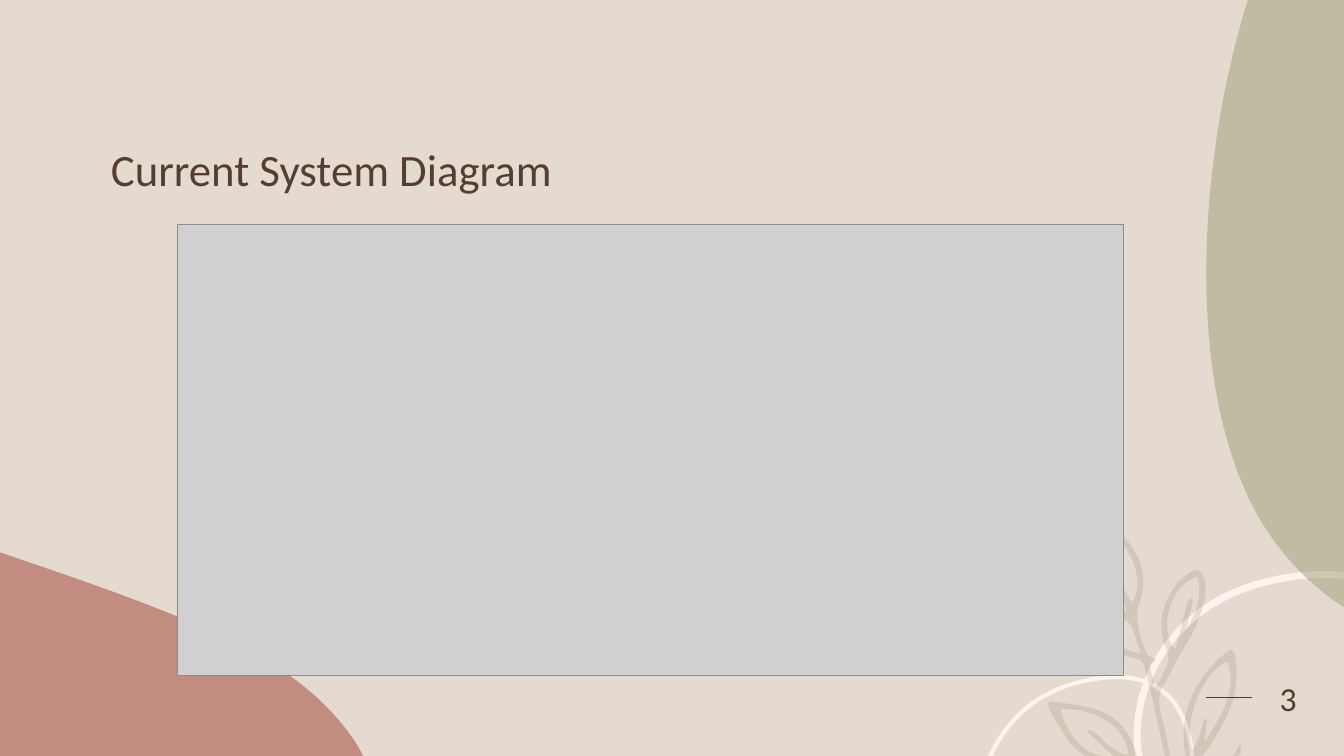
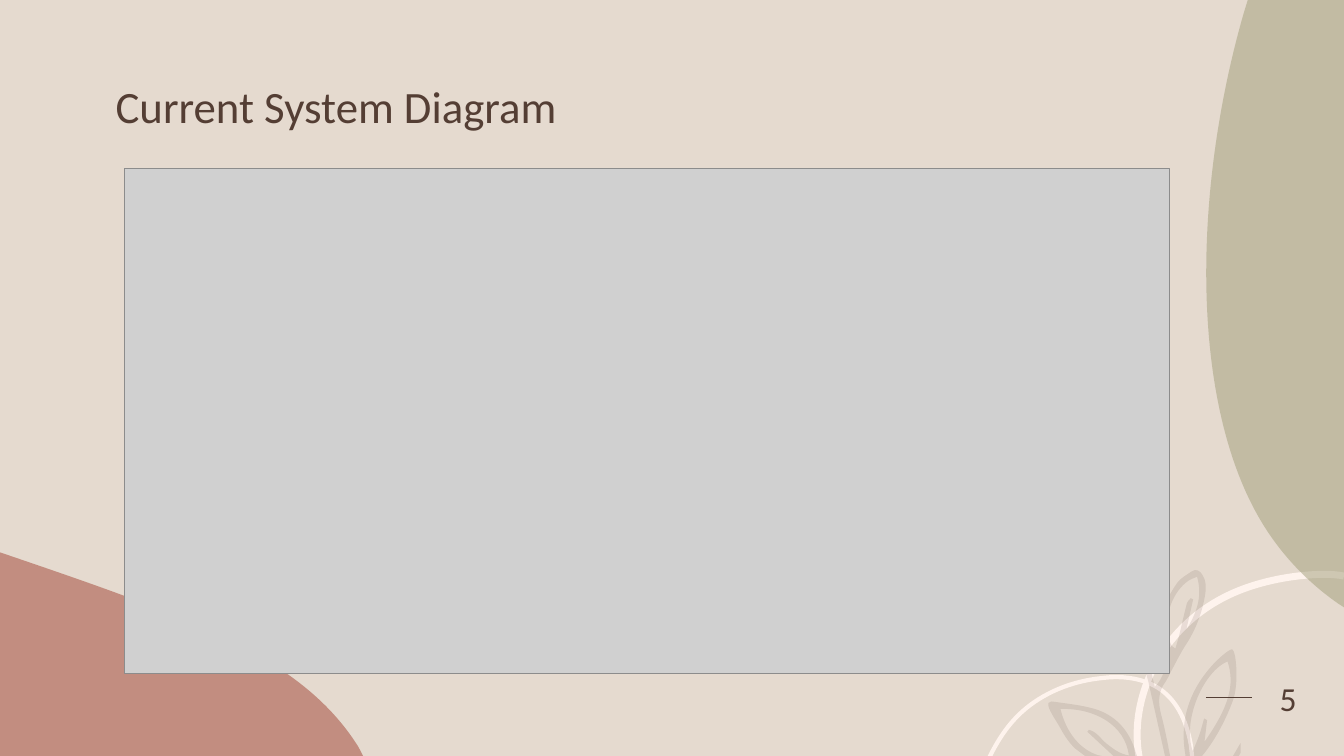
Before and after one commit to NataIS0203/amplify-wonder-drugs-hcp, a slide deck: slide 5 of Veeve.pptx (slide 3 before the commit). Drawn at 1344x756 pixels with LibreOffice and Linux fonts; fonts in the diff are those of the drawing; grey boxes stand for pictures. Boxes give left, top, right and bottom in pixels: in the first picture for what was removed or moved away, otherwise in the second. Text is boxed around its words. In the diff, an @@ line names an element or a change of style, - is before the commit and + after.

```diff
--- a/Veeve.pptx
+++ b/Veeve.pptx
@@ title "Current System Diagram": place and size @@
-title "Current System Diagram" at [111, 155, 551, 194]
+title "Current System Diagram" at [116, 92, 556, 131]
@@ picture: place and size @@
-picture at [177, 225, 1124, 676]
+picture at [125, 168, 1171, 674]
@@ page number at [1280, 689, 1297, 711]: text changed @@
-3
+5
```
Also in this commit, not shown: 2 other slides changed, 2 slides added.
